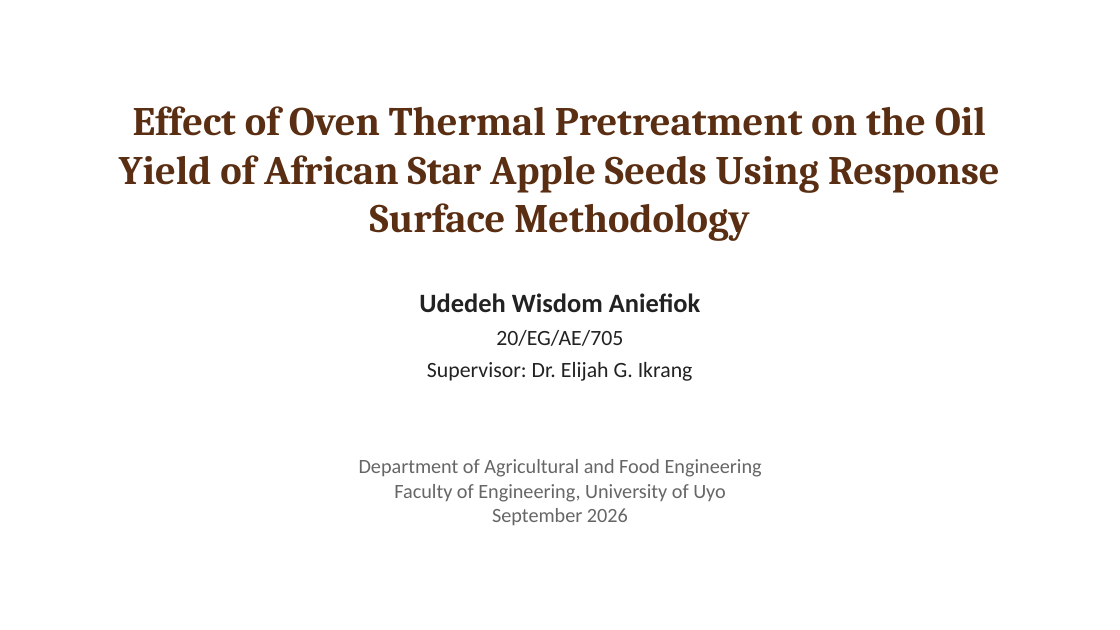
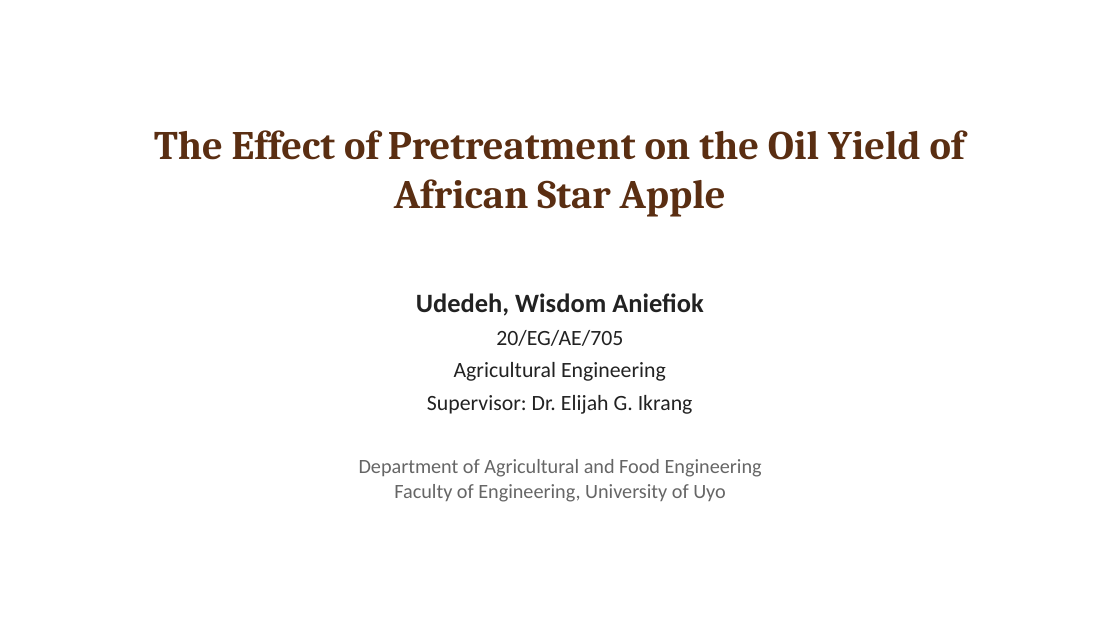
Before and after one commit to BlissNathan1305/turbo-waddle, a slide deck: slide 1 of thesis-presentations/African_Star_Apple_Seed_Oil_RSM.pptx. Drawn at 1120x630 pixels with LibreOffice and Linux fonts; fonts in the diff are those of the drawing. Boxes give left, top, right and bottom in pixels: in the first picture for what was removed or moved away, otherwise in the second. Text is boxed around its words. In the diff, an @@ line names an element or a change of style, - is before the commit and + after.

```diff
--- a/thesis-presentations/African_Star_Apple_Seed_Oil_RSM.pptx
+++ b/thesis-presentations/African_Star_Apple_Seed_Oil_RSM.pptx
@@ text at (154, 130, 965, 217): text changed @@
-Effect of Oven Thermal Pretreatment on the Oil Yield of African Star Apple Seeds Using Response Surface Methodology
+The Effect of Pretreatment on the Oil Yield of African Star Apple
@@ text at (416, 293, 704, 316): text changed @@
-Udedeh Wisdom Aniefiok
+Udedeh, Wisdom Aniefiok
@@ text at (454, 362, 666, 381): paragraph added @@
+Agricultural Engineering
@@ text at (492, 508, 628, 525): paragraph removed @@
-September 2026
```
Also in this commit, not shown: 11 other slides changed.
